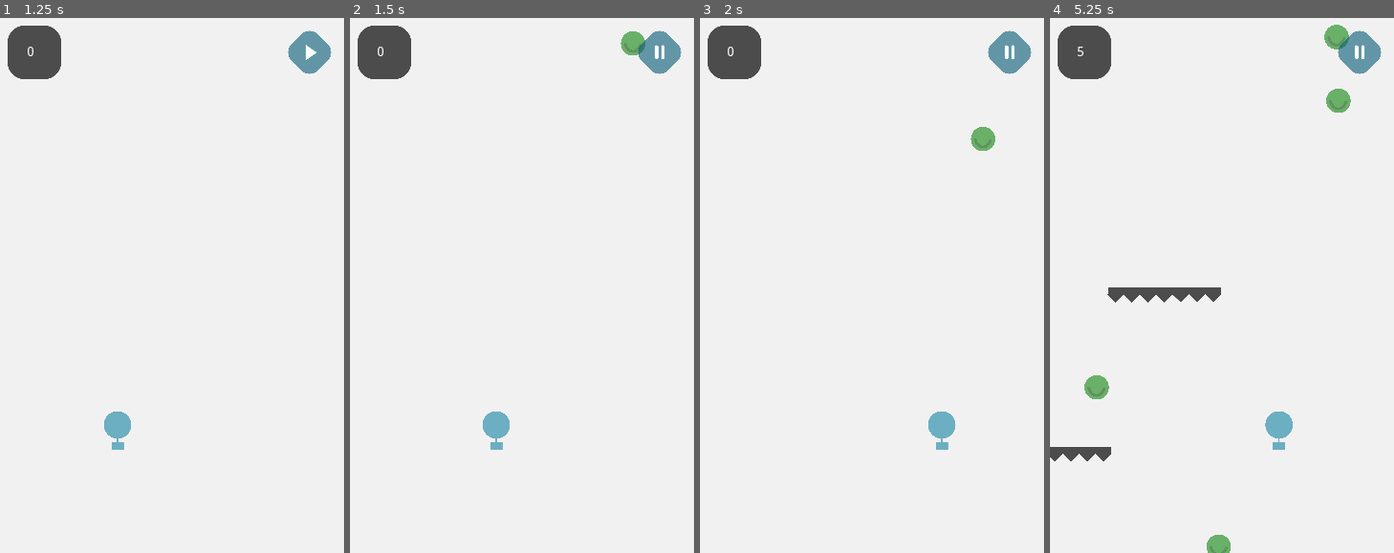
Above: before the commit, frames 1-4 (left to right).
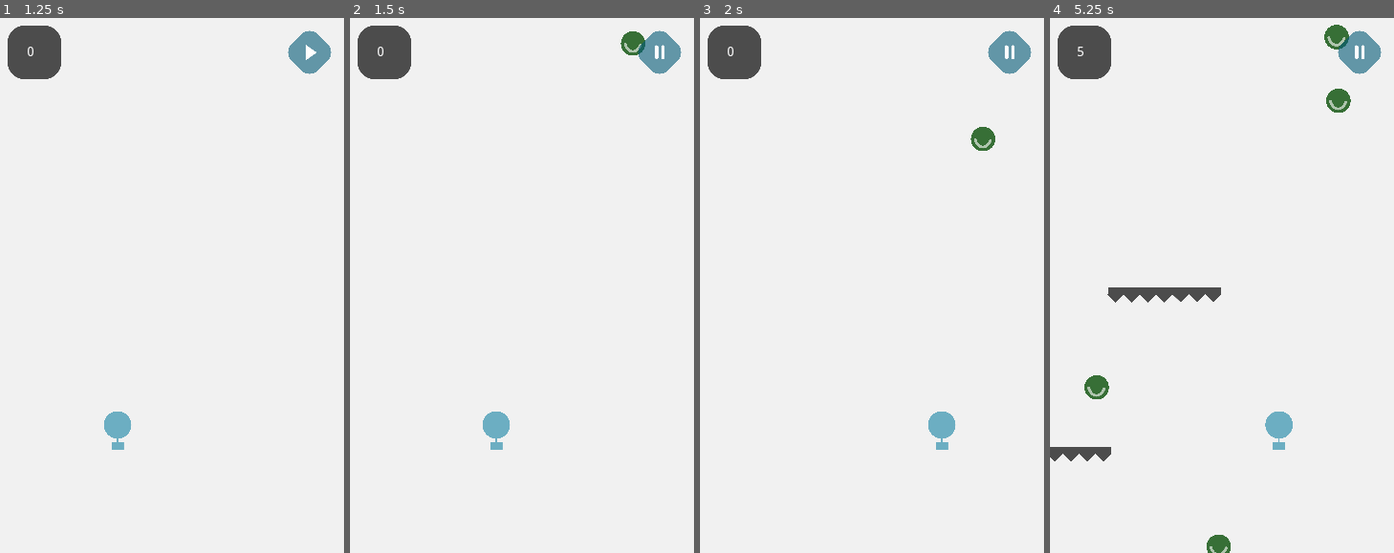
Above: after the commit, the same moments.

Repository: efenstakes/psnn
Game: Godot game, scene res://scenes/PSNN.tscn
Two runs of this game, one before a commit and one after it. Both use one fixed random seed, a clock stepped at 60 frames per second and the inputs below.
Inputs (mouse positions are in pixels of both pictures, inside the frame that each line leads up to):
- Up to frame 1 (1.25 s): click (309, 50) at 0.5 s
- Up to frame 2 (1.5 s): tap Enter at 1.25 s; hold Right (ui_right) from 1.28 s (still down)
- Up to frame 3 (2 s): keep holding Right (ui_right)
- Up to frame 4 (5.25 s): release Right (ui_right) at 2.03 s; hold Left (ui_left) 2.03-2.78 s; hold Right (ui_right) 2.78-4.28 s; hold Left (ui_left) from 4.28 s (still down)

Frame 1 is identical in both runs. In frame 2, 0.3% of the frame differs, in the area x 78-86%, y 2-7%; in frame 3, 0.3%; in frame 4, 1.0%, in the area x 10-88%, y 1-100%.

Commit message:
update sprite texture

Diff:
--- a/scenes/Balloon.tscn
+++ b/scenes/Balloon.tscn
@@ -1,6 +1,6 @@
 [gd_scene load_steps=4 format=2]
 
-[ext_resource path="res://assets/eb2.png" type="Texture" id=1]
+[ext_resource path="res://assets/eb1.png" type="Texture" id=1]
 [ext_resource path="res://scripts/Balloon.gd" type="Script" id=2]
 
 [sub_resource type="CircleShape2D" id=1]
